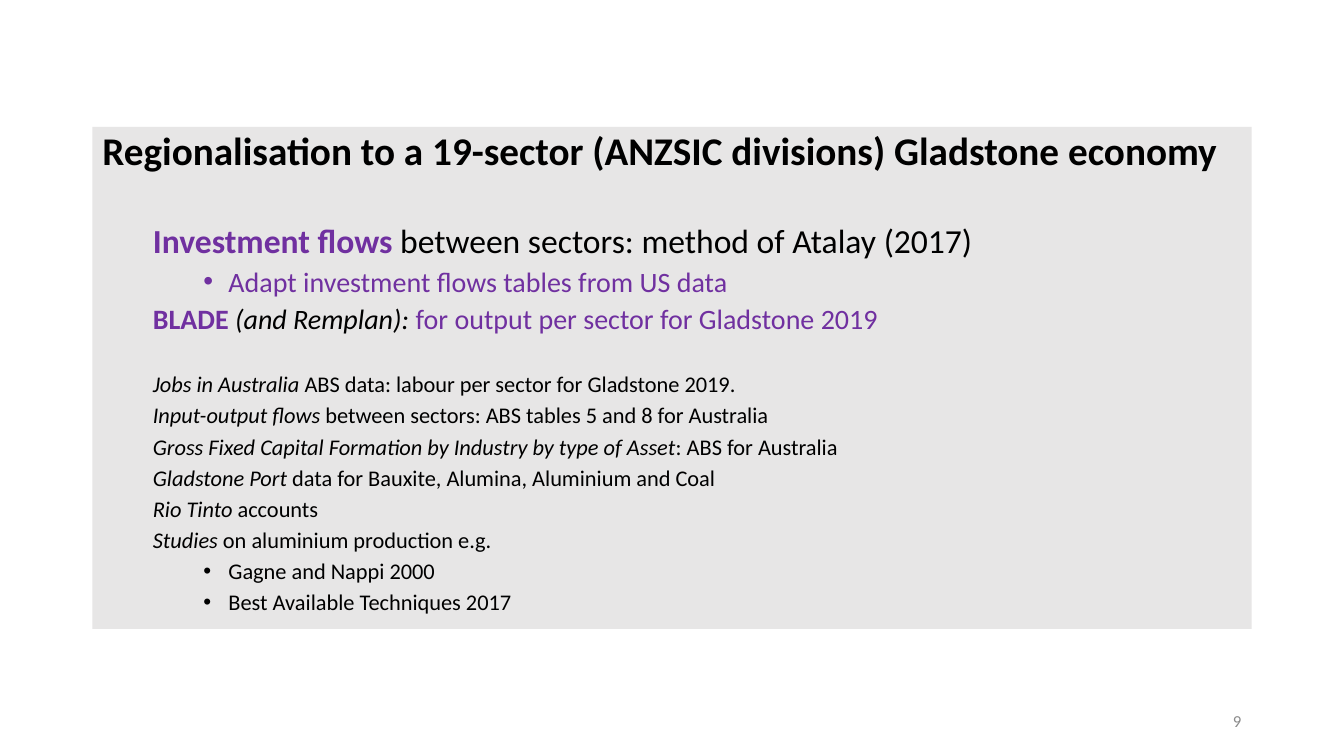
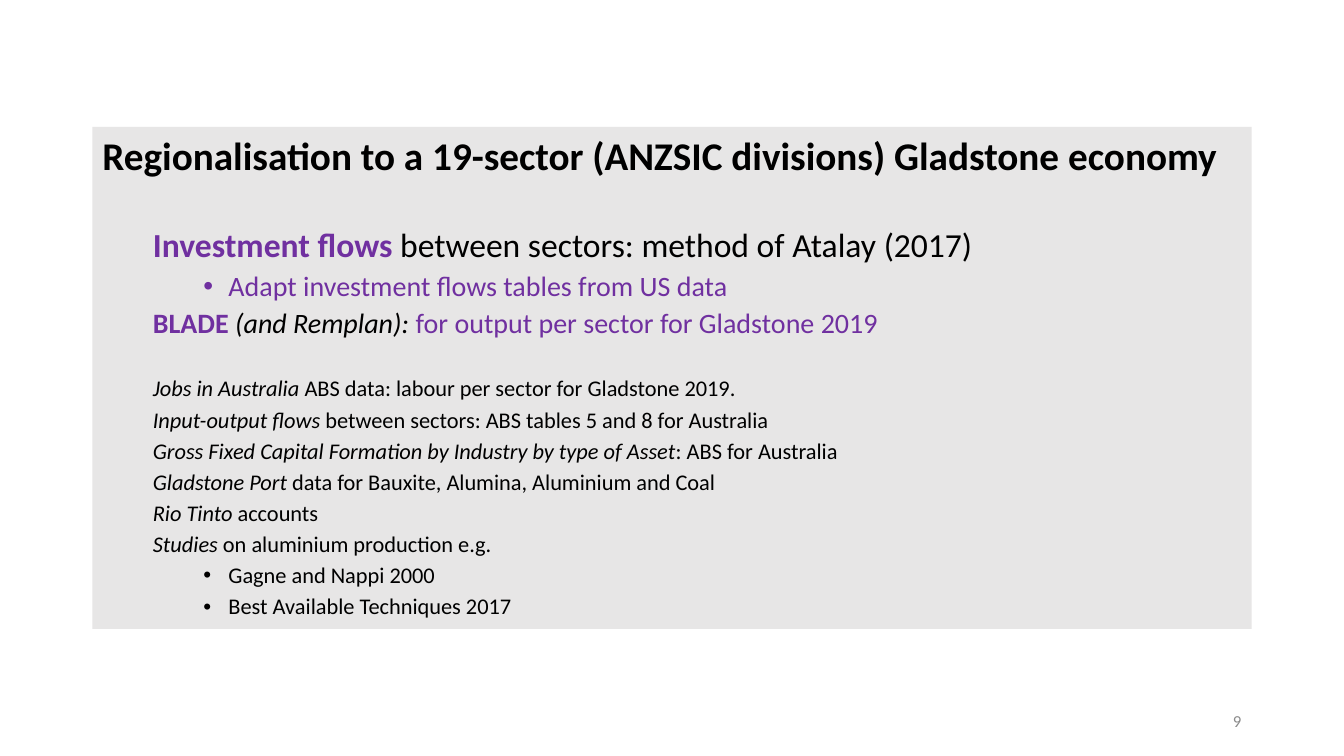
Before and after one commit to patrickocal/gladstone, a slide deck: slide 9 of powerpoint/glad-slides.pptx. Drawn at 1344x756 pixels with LibreOffice and Linux fonts; fonts in the diff are those of the drawing. Boxes give left, top, right and bottom in pixels: in the first picture for what was removed or moved away, otherwise in the second. Text is boxed around its words. In the diff, an @@ line names an element or a change of style, - is before the commit and + after.

```diff
--- a/powerpoint/glad-slides.pptx
+++ b/powerpoint/glad-slides.pptx
@@ text "Regionalisation to a 19-sector (ANZSIC ..." at (93,127,1252,629): vertical alignment top to middle @@
```
Also in this commit, not shown: 4 other slides changed, 1 slide added, 1 other file.
